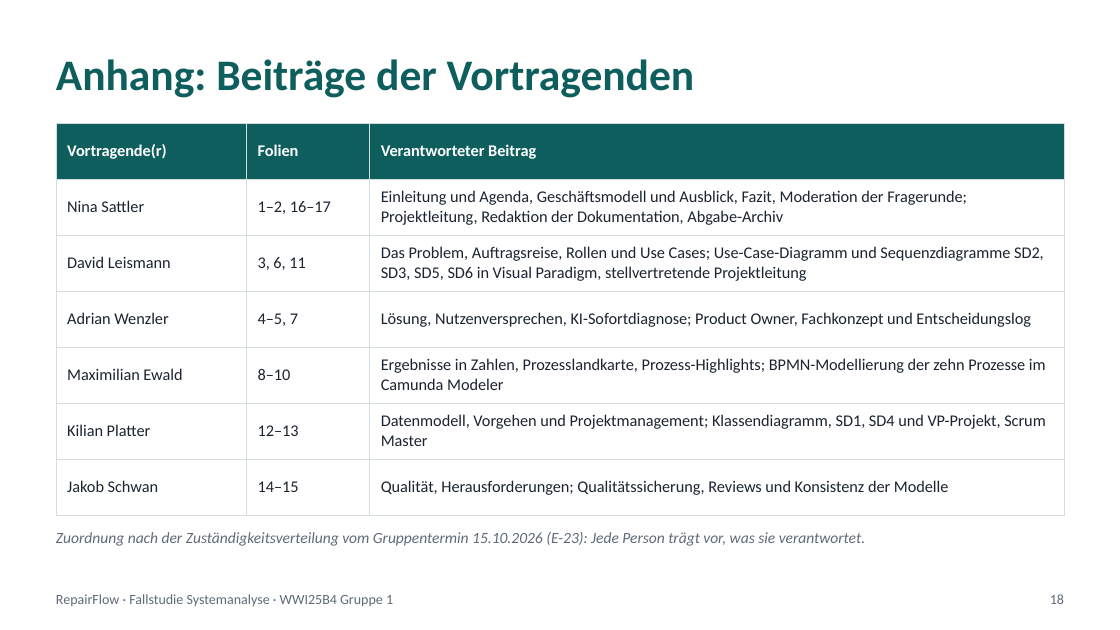
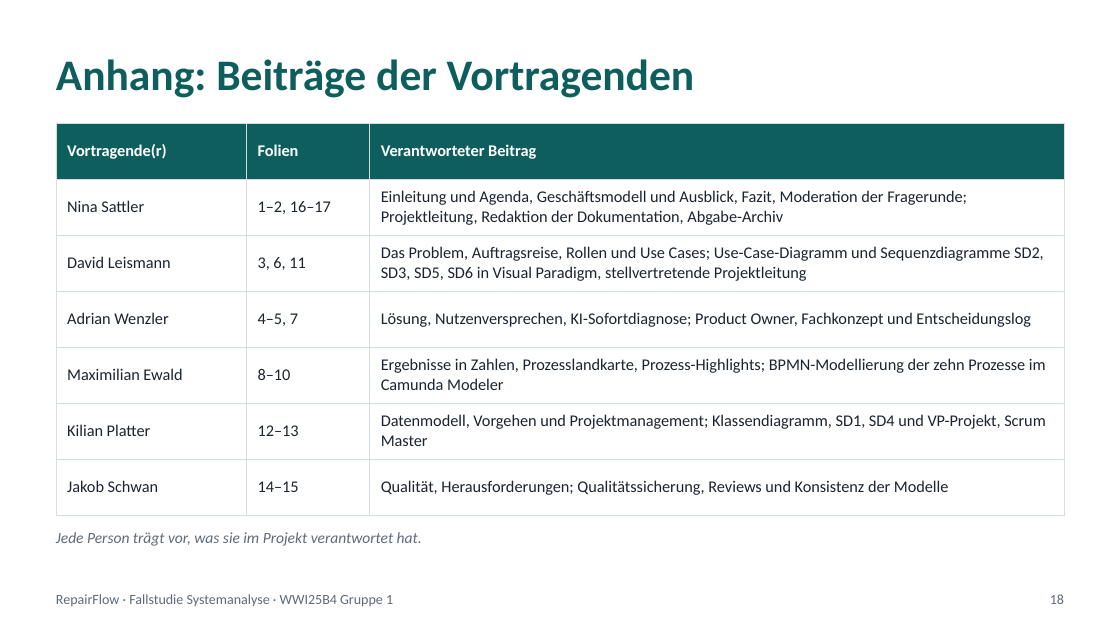
Before and after one commit to jakobschwan123-cmd/casestudy-semester-3, a slide deck: slide 18 of 4_praesentation/Abschlusspraesentation.pptx (slide 19 before the commit). Drawn at 1120x630 pixels with LibreOffice and Linux fonts; fonts in the diff are those of the drawing. Boxes give left, top, right and bottom in pixels: in the first picture for what was removed or moved away, otherwise in the second. Text is boxed around its words. In the diff, an @@ line names an element or a change of style, - is before the commit and + after.

```diff
--- a/4_praesentation/Abschlusspraesentation.pptx
+++ b/4_praesentation/Abschlusspraesentation.pptx
@@ text at (56,532,422,546): text changed @@
-Zuordnung nach der Zuständigkeitsverteilung vom Gruppentermin 15.10.2026 (E-23): Jede Person trägt vor, was sie verantwortet.
+Jede Person trägt vor, was sie im Projekt verantwortet hat.
```
Also in this commit, not shown: 8 other slides changed, 1 slide removed, 12 other files.
